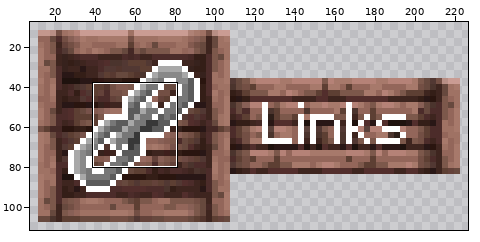
Sprite sheet: sections/links.png. Above, an overview of the earlier version with the close-up marked.
Close-up. Old version:
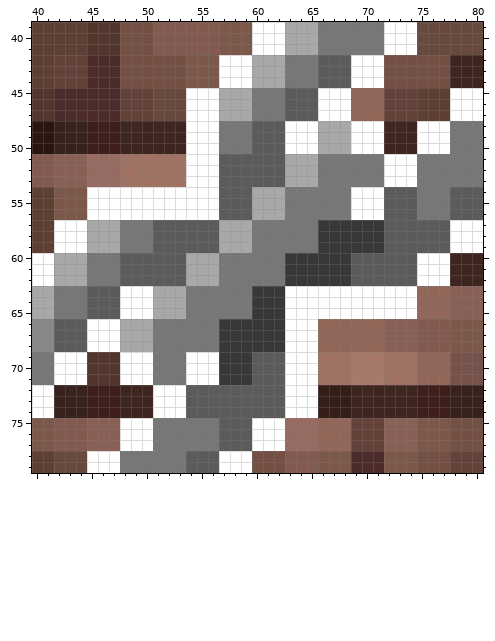
The file is 279x120 pixels. Colours within 5 levels of each other are drawn and written as one. Shown: x 40..80, y 39..79. The wide view leaves out empty margins.
Now the later version:
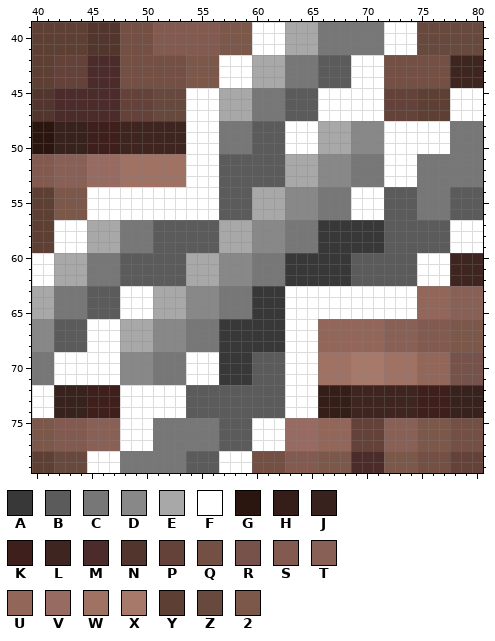
Palette (. is transparent): A #383838  B #5b5b5b  C #777777  D #888888  E #a8a8a8  F #ffffff  G #2a150f  H #341e17  J #37221d  K #3e1f1c  L #3e251f  M #4c2c2a  N #52352d  P #64423a  Q #734f44  R #77524a  S #835a4f  T #886056  U #93665a  V #976b61  W #9f7264  X #a7796b  Y #5d3f33  Z #67493e  2 #7c584b
Author's note on the commit: updated links and discord invite
Changes in this commit:
y 45..47: x 69..71 UUU -> FFF
y 48..50: x 69..74 FFFLLL -> DDDFFF
y 51..53: x 66..68 CCC -> DDD
y 54..56: x 63..65 CCC -> DDD
y 57..59: x 60..62 CCC -> DDD
y 60..62: x 57..59 CCC -> DDD
y 63..65: x 54..56 CCC -> DDD
y 66..68: x 51..53 CCC -> DDD
y 69..71: x 45..50 NNNFFF -> FFFDDD
y 72..74: x 48..50 LLL -> FFF
Where, in picture pixels (left, top, right, bottom), the same in both close-ups:
changed: (87, 88, 417, 418)
